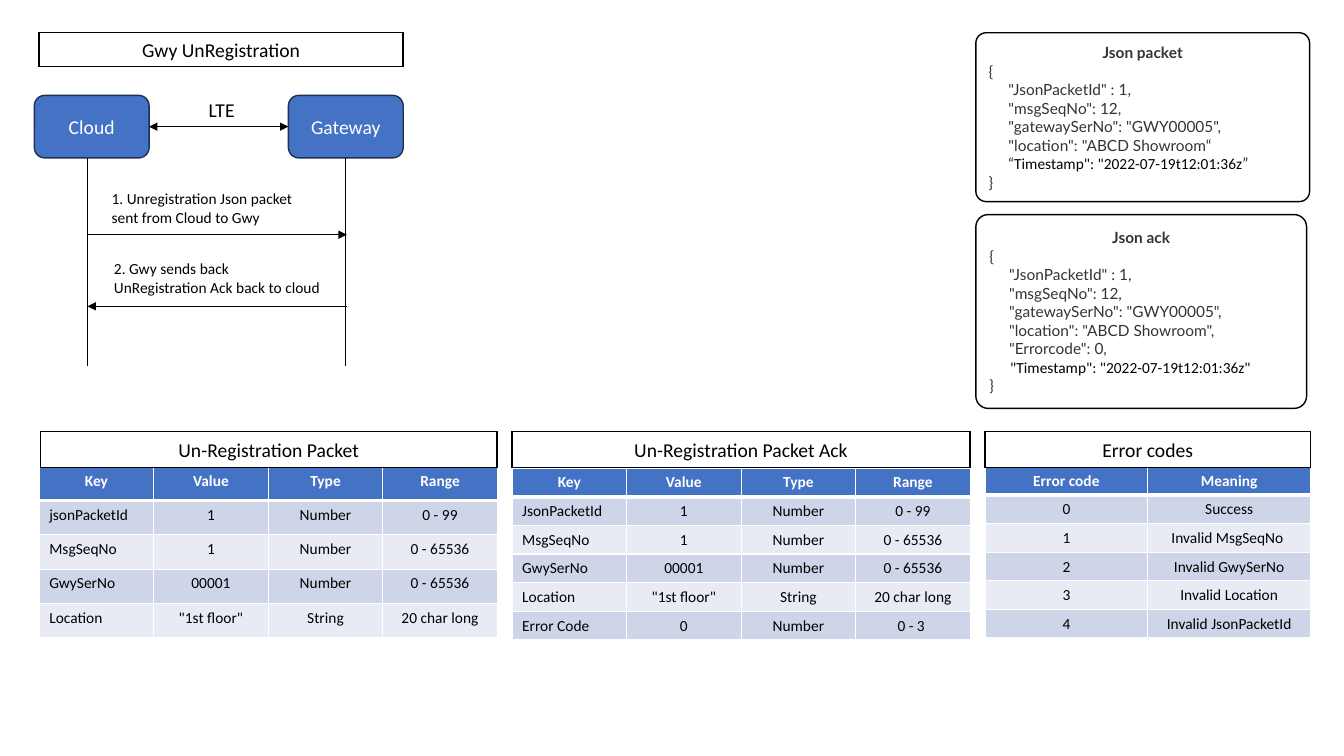
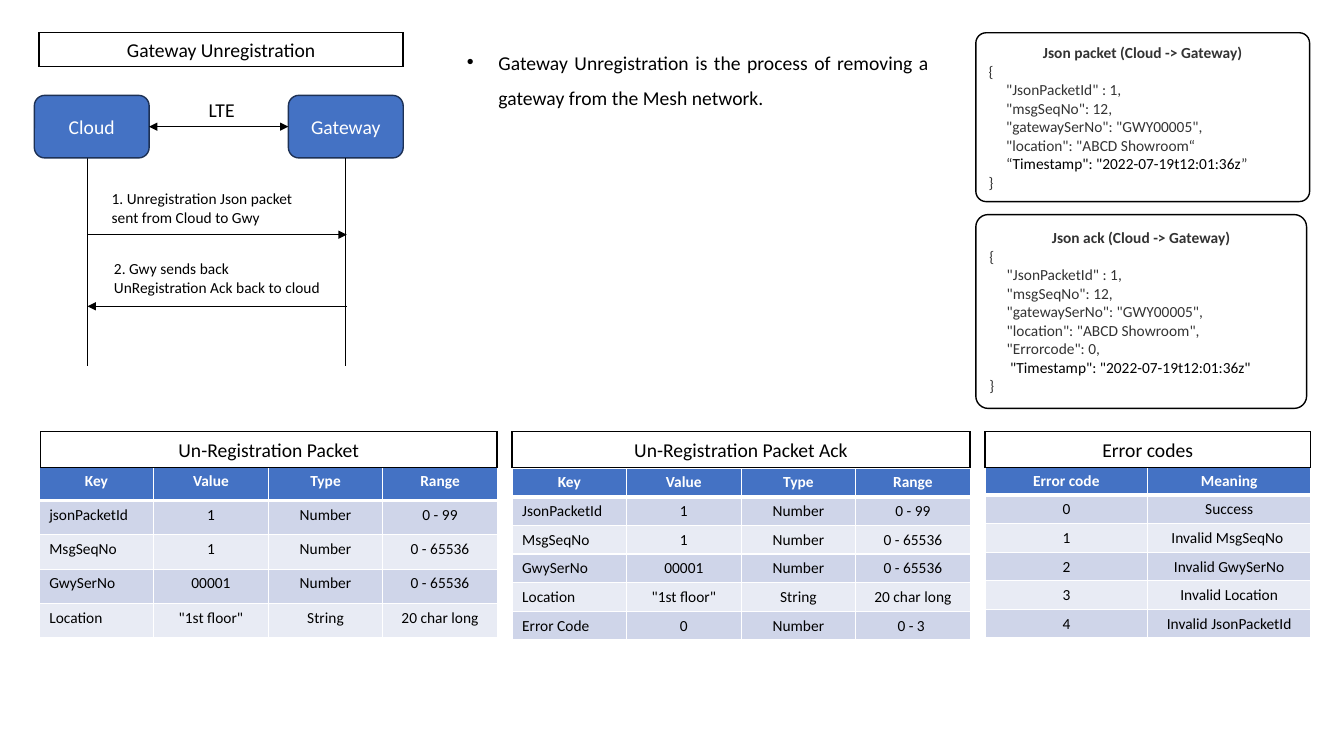
Before and after one commit to embeddedproductdev-create/ur_mesh_ir_node, a slide deck: slide 5 of BusinessFlow.pptx (slide 4 before the commit). Drawn at 1344x756 pixels with LibreOffice and Linux fonts; fonts in the diff are those of the drawing. Boxes give left, top, right and bottom in pixels: in the first picture for what was removed or moved away, otherwise in the second. Text is boxed around its words. In the diff, an @@ line names an element or a change of style, - is before the commit and + after.

Commit message:
Added links and short descriptions of process in businessflow.pptx

```diff
--- a/BusinessFlow.pptx
+++ b/BusinessFlow.pptx
@@ text in rectangle at (x1=127, y1=43, x2=315, y2=61): text changed @@
-Gwy UnRegistration
+Gateway Unregistration
@@ text added at (x1=498, y1=56, x2=928, y2=109), 14 pt, text #000000 @@
+• Gateway Unregistration is the process of removing a gateway from the Mesh network.
@@ text in rounded rectangle at (x1=1043, y1=47, x2=1242, y2=61): text changed; font Lato to Calibri @@
-Json packet
+Json packet (Cloud -> Gateway)
@@ text in rounded rectangle at (x1=1006, y1=84, x2=1247, y2=172): font Lato to Calibri in "{", ""JsonPacketId" : 1,", ""msgSeqNo": 12,", ""gatewaySerNo": "GWY00005"," and 3 more places @@
@@ text in rounded rectangle at (x1=1052, y1=232, x2=1230, y2=246): text changed; font Lato to Calibri @@
-Json ack
+Json ack (Cloud -> Gateway)
@@ text in rounded rectangle at (x1=1007, y1=269, x2=1203, y2=356): font Lato to Calibri in "{", ""JsonPacketId" : 1,", ""msgSeqNo": 12,", ""gatewaySerNo": "GWY00005"," and 3 more places @@
```
Also in this commit, not shown: 9 other slides changed, 1 slide added, 3 other files.
